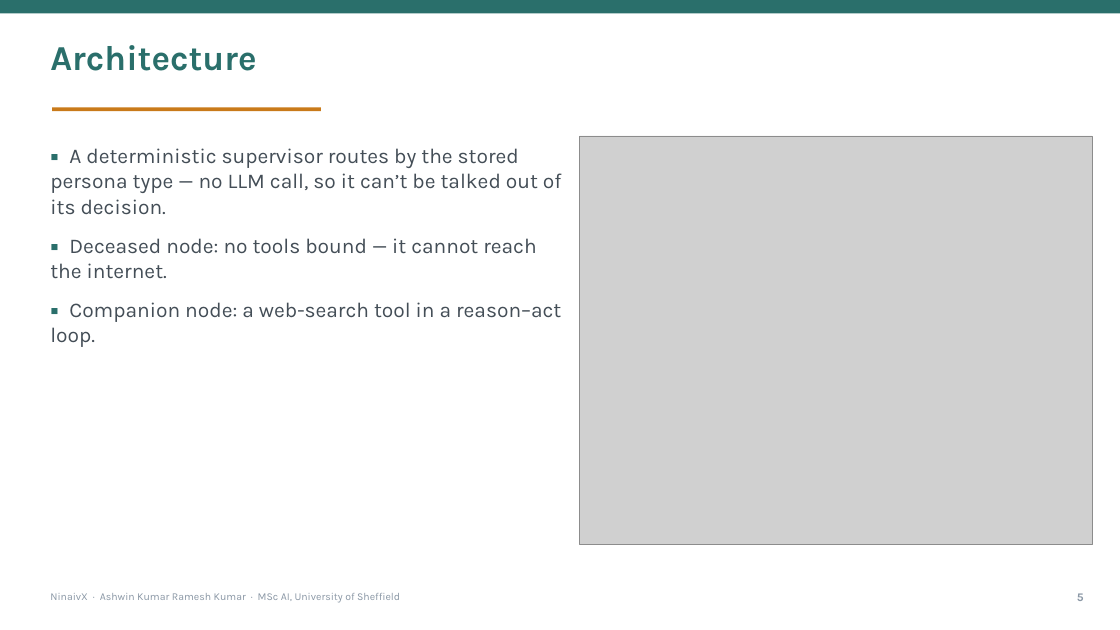
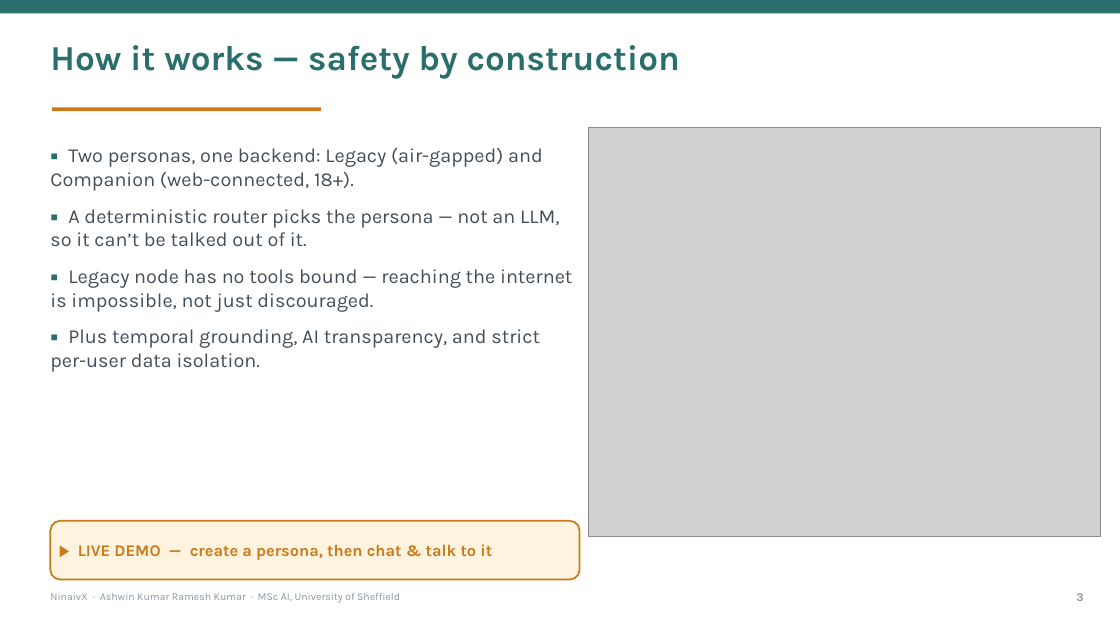
Before and after one commit to HITMAN-AK/NinaivX, a slide deck: slide 3 of backend/docs/report/NinaivX-Presentation.pptx (slide 6 before the commit). Drawn at 1120x630 pixels with LibreOffice and Linux fonts; fonts in the diff are those of the drawing; grey boxes stand for pictures. Boxes give left, top, right and bottom in pixels: in the first picture for what was removed or moved away, otherwise in the second. Text is boxed around its words. In the diff, an @@ line names an element or a change of style, - is before the commit and + after.

```diff
--- a/backend/docs/report/NinaivX-Presentation.pptx
+++ b/backend/docs/report/NinaivX-Presentation.pptx
@@ text at [50,45,680,79]: text changed @@
-Architecture
+How it works — safety by construction
@@ text at [50,147,572,372]: text changed; size 18 to 17 pt @@
-▪ A deterministic supervisor routes by the stored persona type — no LLM call, so it can’t be talked out of its decision.
-▪ Deceased node: no tools bound — it cannot reach the internet.
-▪ Companion node: a web-search tool in a reason–act loop.
+▪ Two personas, one backend: Legacy (air-gapped) and Companion (web-connected, 18+).
+▪ A deterministic router picks the persona — not an LLM, so it can’t be talked out of it.
+▪ Legacy node has no tools bound — reaching the internet is impossible, not just discouraged.
+▪ Plus temporal grounding, AI transparency, and strict per-user data isolation.
@@ picture: place and size @@
-picture at [580,136,1092,544]
+picture at [588,128,1101,536]
@@ rounded rectangle added at [50,521,580,580], fill #FEF3DF, outline #C97A1A 1.5 pt @@
@@ text added at [78,544,492,560], 14 pt, text #C97A1A, bold @@
+▶ LIVE DEMO — create a persona, then chat & talk to it
```
Also in this commit, not shown: 4 other slides changed, 9 slides removed, 1 other file.
